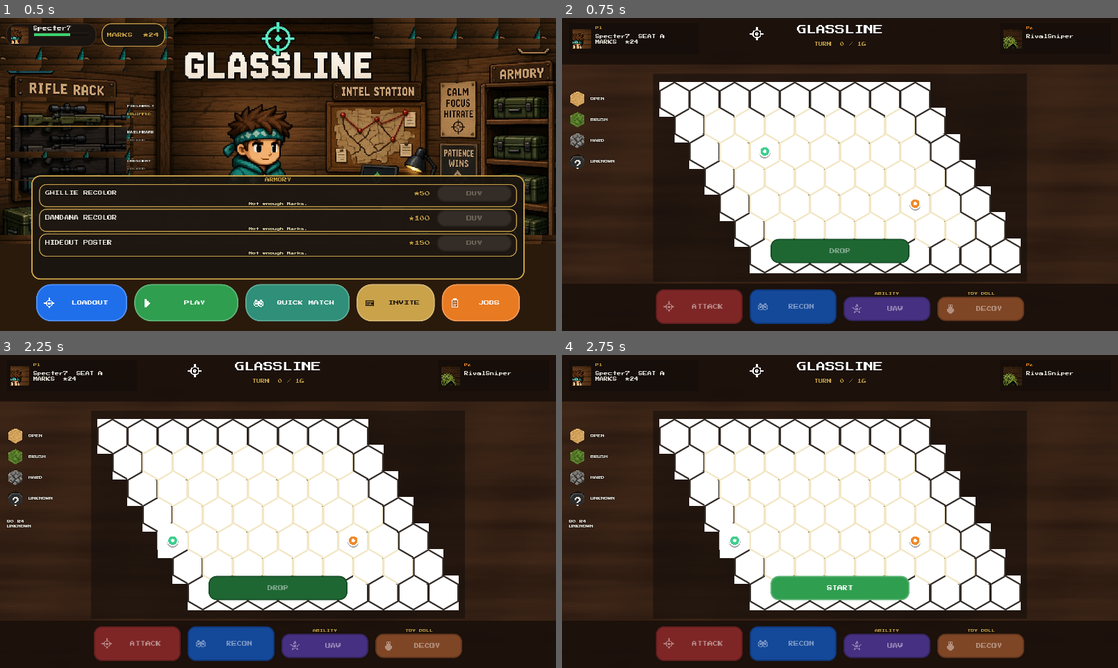
Above: before the commit, frames 1-4 (two rows, left to right).
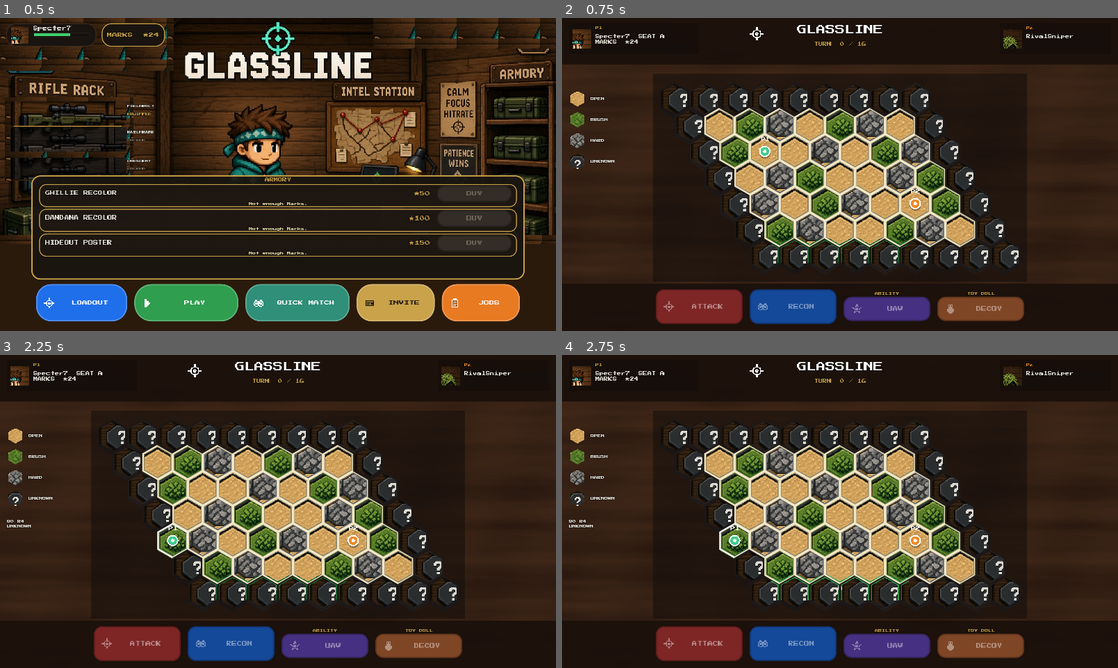
Above: after the commit, the same moments.

Repository: physikal/glassline-godot
Game: Godot game, scene res://scenes/lobby/hideout_lobby.tscn
The game is run twice, just before and just after one commit, with the same random seed, the same clock (stepped at 60 frames per second) and the same inputs.
Inputs (mouse positions are in pixels of both pictures, inside the frame that each line leads up to):
- Up to frame 1 (0.5 s): no input
- Up to frame 2 (0.75 s): click "PLAY" at 0.5 s
- Up to frame 3 (2.25 s): tap Enter at 1.25 s; move the mouse to (400, 495) at 1.27 s; click (400, 495) at 1.42 s; tap Space at 2 s; move the mouse to (166, 527) at 2.02 s; click (166, 527) at 2.17 s
- Up to frame 4 (2.75 s): no input

Frame 1 is identical in both runs. In frame 2, 27% of the frame differs, in the area x 17-83%, y 20-82%; in frame 3, 27%; in frame 4, 27%.

Commit message:
Hex faces are Sprite2D canon tiles, not white rects
draw_texture_rect on Compatibility/llvmpipe painted alpha as
white squares. Board now uses hex-masked hex-map.jpg crops on
Sprite2D. Recaptured still 03 / 06 and hex side-by-side.

Co-authored-by: physikal <physikal@users.noreply.github.com>

Diff:
--- a/scenes/match/hex_board.gd
+++ b/scenes/match/hex_board.gd
@@ -36,10 +36,19 @@
 var _highlights: Dictionary = {} # "q,r" -> Color
 var _origin := Vector2.ZERO
 var _preview_tokens: bool = true
+var _faces: Dictionary = {}
+var _ink: Node2D
 
 
 func _ready() -> void:
 	_origin = HexMath.axial_to_pixel(4, 3, HEX_SIZE)
+	_build_faces()
+	_ink = preload("res://scenes/match/hex_ink.gd").new()
+	_ink.board = self
+	_ink.z_index = 2
+	_ink.z_as_relative = true
+	add_child(_ink)
+	_sync_faces()
 	queue_redraw()
 
 
@@ -59,12 +68,17 @@
 	_selected = selected
 	_highlights = extra_highlights
 	_preview_tokens = snap.status() == Contract.STATUS_READY
+	_sync_faces()
 	queue_redraw()
+	if _ink:
+		_ink.queue_redraw()
 
 
 func set_hover(hex: Variant) -> void:
 	_hover = hex
 	queue_redraw()
+	if _ink:
+		_ink.queue_redraw()
 
 
 func table_kind(q: int, r: int) -> String:
@@ -88,7 +102,40 @@
 	return table_kind(q, r)
 
 
+func _build_faces() -> void:
+	## Sprite2D (not draw_texture_rect) — Compatibility/llvmpipe paints alpha as white.
+	for q in Contract.BOARD_Q:
+		for r in Contract.BOARD_R:
+			var s := Sprite2D.new()
+			s.centered = true
+			s.texture_filter = CanvasItem.TEXTURE_FILTER_NEAREST
+			s.z_index = 1
+			s.z_as_relative = true
+			add_child(s)
+			_faces["%d,%d" % [q, r]] = s
+
+
+func _sync_faces() -> void:
+	if _faces.is_empty():
+		_build_faces()
+	var w := HEX_SIZE * 1.7320508
+	var h := HEX_SIZE * 2.0
+	for q in Contract.BOARD_Q:
+		for r in Contract.BOARD_R:
+			var key := "%d,%d" % [q, r]
+			var s: Sprite2D = _faces[key]
+			s.position = HexMath.axial_to_pixel(q, r, HEX_SIZE) - _origin
+			var tile: Texture2D = Chrome.hex_tile(cell_kind(q, r), q + r * 3)
+			s.texture = tile
+			if tile and tile.get_width() >= 24:
+				s.scale = Vector2(w / float(tile.get_width()), h / float(tile.get_height()))
+				s.visible = true
+			else:
+				s.visible = false
+
+
 func _draw() -> void:
+	_sync_faces()
 	var corners := HexMath.hex_corners(HEX_SIZE - 1.2)
 	var thick := HexMath.hex_corners(HEX_SIZE - 0.4)
 	for q in Contract.BOARD_Q:
@@ -106,8 +153,24 @@
 			for p in thick:
 				under.append(center + p + Vector2(0, 3))
 			draw_colored_polygon(under, fill.darkened(0.38))
-			draw_colored_polygon(body, fill)
-			_paint_hex_face(center, kind, fill, q, r)
+			var face: Sprite2D = _faces.get(key)
+			if face == null or not face.visible:
+				draw_colored_polygon(body, fill)
+				_paint_fallback(center, kind, fill)
+	if _ink:
+		_ink.queue_redraw()
+
+
+func render_ink(layer: CanvasItem) -> void:
+	var corners := HexMath.hex_corners(HEX_SIZE - 1.2)
+	for q in Contract.BOARD_Q:
+		for r in Contract.BOARD_R:
+			var center := HexMath.axial_to_pixel(q, r, HEX_SIZE) - _origin
+			var key := "%d,%d" % [q, r]
+			var kind := cell_kind(q, r)
+			var body := PackedVector2Array()
+			for p in corners:
+				body.append(center + p)
 			var outline := Color(0.12, 0.09, 0.07, 0.9)
 			if kind != "unknown":
 				outline = Chrome.HEX_LINE
@@ -115,20 +178,13 @@
 				outline = Color("e23b3b")
 			elif Contract.same_hex(_hover, Contract.hex_dict(q, r)):
 				outline = Color.WHITE
-			draw_polyline(body + PackedVector2Array([body[0]]), outline, 2.4, true)
+			layer.draw_polyline(body + PackedVector2Array([body[0]]), outline, 2.4, true)
 			if _highlights.has(key):
-				draw_arc(center, HEX_SIZE * 0.72, 0.0, TAU, 28, _highlights[key], 3.0, true)
-	_draw_tokens()
-
-
-func _paint_hex_face(center: Vector2, kind: String, fill: Color, q: int, r: int) -> void:
-	## Full hex-map tile (brush clump / rock pile / sand / ?). Ban 26px icons.
-	var tile: Texture2D = Chrome.hex_tile(kind, q + r * 3)
-	if tile and tile.get_width() >= 24:
-		var w := HEX_SIZE * 1.7320508
-		var h := HEX_SIZE * 2.0
-		draw_texture_rect(tile, Rect2(center - Vector2(w, h) * 0.5, Vector2(w, h)), false)
-		return
+				layer.draw_arc(center, HEX_SIZE * 0.72, 0.0, TAU, 28, _highlights[key], 3.0, true)
+	_draw_tokens_on(layer)
+
+
+func _paint_fallback(center: Vector2, kind: String, fill: Color) -> void:
 	match kind:
 		Contract.TYPE_BRUSH:
 			_bush(center + Vector2(0, 2), 13.0)
@@ -138,7 +194,7 @@
 			draw_circle(center + Vector2(-8, 6), 1.6, fill.darkened(0.22))
 			draw_circle(center + Vector2(7, -5), 1.3, fill.darkened(0.16))
 		_:
-			_draw_mark(center, "?", Color("d8d8de"))
+			_draw_mark(self, center, "?", Color("d8d8de"))
 
 
 func _bush(pos: Vector2, radius: float) -> void:
@@ -163,7 +219,7 @@
 	draw_circle(center + Vector2(-4, -3), 2.0, Color("d5dbe2"))
 
 
-func _draw_tokens() -> void:
+func _draw_tokens_on(layer: CanvasItem) -> void:
 	var you: Variant = _you_hex
 	if you == null and _preview_tokens:
 		you = Contract.hex_dict(PREVIEW_YOU.x, PREVIEW_YOU.y)
@@ -171,58 +227,58 @@
 	if rival == null and _preview_tokens:
 		rival = Contract.hex_dict(PREVIEW_RIVAL.x, PREVIEW_RIVAL.y)
 	if you != null:
-		_draw_token(_center_of(you), Chrome.P1, "P1")
+		_draw_token(layer, _center_of(you), Chrome.P1, "P1")
 	if rival != null and not Contract.same_hex(rival, you):
-		_draw_token(_center_of(rival), Chrome.P2, "P2")
+		_draw_token(layer, _center_of(rival), Chrome.P2, "P2")
 	if _own_decoy != null and not Contract.same_hex(_own_decoy, you):
-		_draw_decoy_blip(_center_of(_own_decoy), true)
+		_draw_decoy_blip(layer, _center_of(_own_decoy), true)
 	if _enemy_decoy != null and not Contract.same_hex(_enemy_decoy, _own_decoy):
-		_draw_decoy_blip(_center_of(_enemy_decoy), false)
+		_draw_decoy_blip(layer, _center_of(_enemy_decoy), false)
 
 
 func _center_of(hex: Variant) -> Vector2:
 	return HexMath.axial_to_pixel(int(hex["q"]), int(hex["r"]), HEX_SIZE) - _origin
 
 
-func _draw_decoy_blip(center: Vector2, own: bool) -> void:
+func _draw_decoy_blip(layer: CanvasItem, center: Vector2, own: bool) -> void:
 	## Dashed toy doll — cozy stuffed dummy, not mil-sim smoke.
 	var ring := Color("f2e6c4") if own else Color(0.94, 0.62, 0.38, 0.82)
 	var doll := Chrome.P1.lightened(0.12) if own else Color(0.92, 0.58, 0.32, 0.88)
-	_draw_dashed_ring(center, HEX_SIZE * 0.70, ring, 12)
-	_draw_dashed_ring(center, HEX_SIZE * 0.58, ring.darkened(0.08), 10)
-	draw_circle(center + Vector2(0, 4), 9.0, Color(0, 0, 0, 0.22))
-	draw_circle(center + Vector2(0, 5), 8.4, doll)
-	draw_circle(center + Vector2(-7, 3), 3.2, doll)
-	draw_circle(center + Vector2(7, 3), 3.2, doll)
-	draw_circle(center + Vector2(0, -8), 6.4, Color.WHITE)
-	draw_circle(center + Vector2(0, -8), 5.4, doll.lightened(0.18))
-	draw_circle(center + Vector2(-2.0, -9.0), 1.15, Color("1a1410"))
-	draw_circle(center + Vector2(2.0, -9.0), 1.15, Color("1a1410"))
-	draw_line(center + Vector2(-2.2, -5.6), center + Vector2(2.2, -5.6), Color("1a1410"), 1.1, true)
+	_draw_dashed_ring(layer, center, HEX_SIZE * 0.70, ring, 12)
+	_draw_dashed_ring(layer, center, HEX_SIZE * 0.58, ring.darkened(0.08), 10)
+	layer.draw_circle(center + Vector2(0, 4), 9.0, Color(0, 0, 0, 0.22))
+	layer.draw_circle(center + Vector2(0, 5), 8.4, doll)
+	layer.draw_circle(center + Vector2(-7, 3), 3.2, doll)
+	layer.draw_circle(center + Vector2(7, 3), 3.2, doll)
+	layer.draw_circle(center + Vector2(0, -8), 6.4, Color.WHITE)
+	layer.draw_circle(center + Vector2(0, -8), 5.4, doll.lightened(0.18))
+	layer.draw_circle(center + Vector2(-2.0, -9.0), 1.15, Color("1a1410"))
+	layer.draw_circle(center + Vector2(2.0, -9.0), 1.15, Color("1a1410"))
+	layer.draw_line(center + Vector2(-2.2, -5.6), center + Vector2(2.2, -5.6), Color("1a1410"), 1.1, true)
 	var tag := "DOLL" if own else "BLIP"
-	_draw_mark(center + Vector2(0, -22), tag, Color.WHITE if own else Color("f7d7b0"))
-
-
-func _draw_dashed_ring(center: Vector2, radius: float, color: Color, dashes: int) -> void:
+	_draw_mark(layer, center + Vector2(0, -22), tag, Color.WHITE if own else Color("f7d7b0"))
+
+
+func _draw_dashed_ring(layer: CanvasItem, center: Vector2, radius: float, color: Color, dashes: int) -> void:
 	for i in dashes:
 		var a0 := float(i) * TAU / float(dashes)
 		var a1 := a0 + TAU / float(dashes) * 0.55
-		draw_arc(center, radius, a0, a1, 7, color, 2.6, true)
-
-
-func _draw_token(center: Vector2, color: Color, tag: String) -> void:
-	draw_circle(center + Vector2(0, 3), 13.0, Color(0, 0, 0, 0.35))
-	draw_circle(center, 13.0, Color.WHITE)
-	draw_circle(center, 10.0, color)
-	draw_circle(center, 4.0, Color.WHITE)
-	_draw_mark(center + Vector2(0, -20), tag, Color.WHITE)
-
-
-func _draw_mark(center: Vector2, text: String, color: Color) -> void:
+		layer.draw_arc(center, radius, a0, a1, 7, color, 2.6, true)
+
+
+func _draw_token(layer: CanvasItem, center: Vector2, color: Color, tag: String) -> void:
+	layer.draw_circle(center + Vector2(0, 3), 13.0, Color(0, 0, 0, 0.35))
+	layer.draw_circle(center, 13.0, Color.WHITE)
+	layer.draw_circle(center, 10.0, color)
+	layer.draw_circle(center, 4.0, Color.WHITE)
+	_draw_mark(layer, center + Vector2(0, -20), tag, Color.WHITE)
+
+
+func _draw_mark(layer: CanvasItem, center: Vector2, text: String, color: Color) -> void:
 	var font := Chrome.pixel_font()
 	var size := 10
 	var box := font.get_string_size(text, HORIZONTAL_ALIGNMENT_LEFT, -1, size)
-	draw_string(font, center - box * 0.5 + Vector2(0, box.y * 0.35), text, HORIZONTAL_ALIGNMENT_LEFT, -1, size, color)
+	layer.draw_string(font, center - box * 0.5 + Vector2(0, box.y * 0.35), text, HORIZONTAL_ALIGNMENT_LEFT, -1, size, color)
 
 
 func pick_local(local: Vector2) -> Variant:
--- /dev/null
+++ b/scenes/match/hex_ink.gd
@@ -0,0 +1,9 @@
+extends Node2D
+## Draws hex outlines + tokens above Sprite2D terrain faces.
+
+var board
+
+
+func _draw() -> void:
+	if board != null:
+		board.render_ink(self)
--- a/scripts/art_pack.gd
+++ b/scripts/art_pack.gd
@@ -35,6 +35,11 @@
 
 
 static func tex(path: String) -> Texture2D:
+	## Prefer the PNG pixels. ResourceLoader placeholders have come back white.
+	if FileAccess.file_exists(path):
+		var img := Image.new()
+		if img.load(path) == OK:
+			return ImageTexture.create_from_image(img)
 	var loaded = load(path)
 	if loaded is Texture2D:
 		return loaded
Binary file changed: artifacts/ux/03_hex_open_brush_hard_unknown.png
Binary file changed: artifacts/ux/06_ui_chips_marks_coach_queue_end.png
Binary file changed: artifacts/ux/coach_tips_first_match.png
Binary file changed: artifacts/ux/side_by_side_hex.png
Not shown, added: assets/art_v2/hex_brush_legend.png.import
Not shown, added: assets/art_v2/hex_brush_tile.png.import
Not shown, added: assets/art_v2/hex_hard_legend.png.import
Not shown, added: assets/art_v2/hex_hard_tile.png.import
Not shown, added: assets/art_v2/hex_open_legend.png.import
Not shown, added: assets/art_v2/hex_open_tile.png.import
Not shown, added: assets/art_v2/hex_unknown_legend.png.import
Not shown, added: assets/art_v2/hex_unknown_tile.png.import
(and 3 more such lines)
